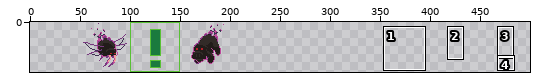
Two states of a sprite sheet, src/img/portraits.png. Above: a wide view before the commit, with the close-up outlined.
Close-up. The starting point:
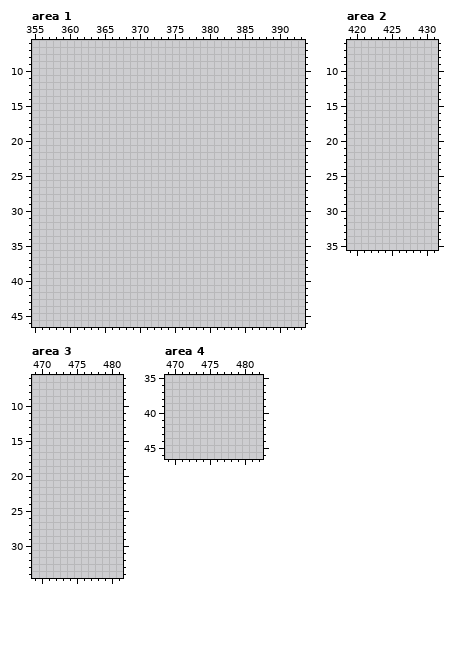
The file is 500x50 pixels. Colours within 5 levels of each other are drawn and written as one. Shown: area 1: x 355..393, y 6..46; area 2: x 419..431, y 6..35; area 3: x 469..481, y 6..34; area 4: x 469..482, y 35..46. The commit also changed other parts of the picture, which this record leaves out.
Once edited:
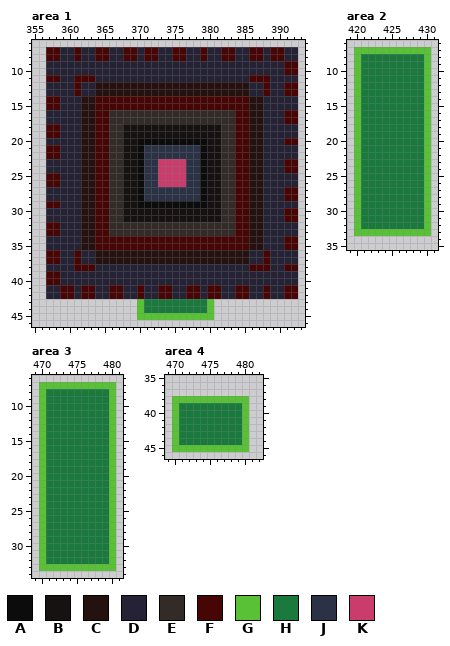
Palette (. is transparent): A #0d0c0c  B #171212  C #261111  D #242234  E #322b28  F #470606  G #59c135  H #1a7a3e  J #2b3245  K #c93c6b
What changed:
Area 1:
y 7..8: x 357..392 .................................... -> FFDDFDDFFDDFFDFFDDFFDDFDDFFDDFFDFFDD
y 9..10: x 357..392 .................................... -> DDDDDDDDDDDDDDDDDDDDDDDDDDDDDDDDDDFF
y 11: x 357..392 .................................... -> FFDDFFFDDDDDDDDDDDDDDDDDDDDDDFFFDDDD
y 12..13: x 357..392 .................................... -> DDDDFDDCCCCCCCCCCCCCCCCCCCCCCDDFDDFF
y 14..15: x 357..392 .................................... -> FFDDDCCFFFFFFFFFFFFFFFFFFFFFFCCDDDDD
y 16..17: x 357..392 .................................... -> DDDDDCCFFEEEEEEEEEEEEEEEEEEFFCCDDDFF
y 18..19: x 357..392 .................................... -> FFDDDCCFFEEBBBBBBBBBBBBBBEEFFCCDDDDD
y 20: x 357..392 .................................... -> DDDDDCCFFEEBBAAAAAAAAAABBEEFFCCDDDFF
y 21..22: x 357..392 .................................... -> FFDDDCCFFEEBBAJJJJJJJJABBEEFFCCDDDDD
y 23..24: x 357..392 .................................... -> DDDDDCCFFEEBBAJJKKKKJJABBEEFFCCDDDFF
y 25..26: x 357..392 .................................... -> FFDDDCCFFEEBBAJJKKKKJJABBEEFFCCDDDDD
y 27..28: x 357..392 .................................... -> DDDDDCCFFEEBBAJJJJJJJJABBEEFFCCDDDFF
y 29: x 357..392 .................................... -> FFDDDCCFFEEBBAAAAAAAAAABBEEFFCCDDDDD
y 30..31: x 357..392 .................................... -> DDDDDCCFFEEBBBBBBBBBBBBBBEEFFCCDDDFF
y 32..33: x 357..392 .................................... -> FFDDDCCFFEEEEEEEEEEEEEEEEEEFFCCDDDDD
y 34..35: x 357..392 .................................... -> DDDDDCCFFFFFFFFFFFFFFFFFFFFFFCCDDDFF
y 36..37: x 357..392 .................................... -> FFDDFDDCCCCCCCCCCCCCCCCCCCCCCDDFDDDD
y 38: x 357..392 .................................... -> DDDDFFFDDDDDDDDDDDDDDDDDDDDDDFFFDDFF
y 39..40: x 357..392 .................................... -> FFDDDDDDDDDDDDDDDDDDDDDDDDDDDDDDDDDD
y 41..42: x 357..392 .................................... -> DDFFDFFDDFFDDFDDFFDDFFDFFDDFFDDFDDFF
y 43..44: x 370..380 ........... -> GHHHHHHHHHG
y 45: x 370..380 ........... -> GGGGGGGGGGG
Area 2:
y 7: x 420..430 ........... -> GGGGGGGGGGG
y 8..32: x 420..430 ........... -> GHHHHHHHHHG
y 33: x 420..430 ........... -> GGGGGGGGGGG
Area 3:
y 7: x 470..480 ........... -> GGGGGGGGGGG
y 8..32: x 470..480 ........... -> GHHHHHHHHHG
y 33: x 470..480 ........... -> GGGGGGGGGGG
Area 4:
y 38: x 470..480 ........... -> GGGGGGGGGGG
y 39..44: x 470..480 ........... -> GHHHHHHHHHG
y 45: x 470..480 ........... -> GGGGGGGGGGG
